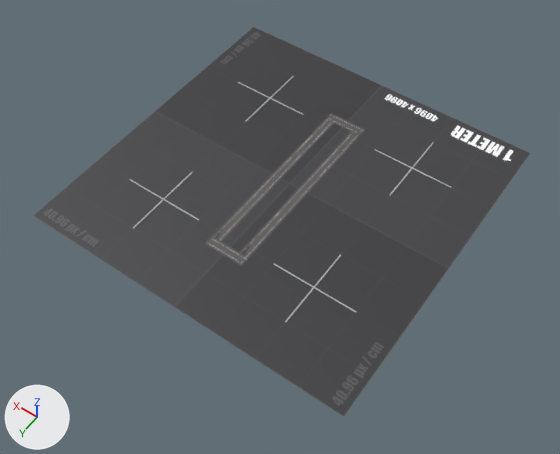
The FBX model game/assets/prop/level/testbed.fbx, before and after one commit.
Before and after are seen from a 50 mm camera at (-269.0, 392.0, 542.0) aimed at (-8.0, 27.0, -32.0). Lighting does not change. The marker at lower left points along +X, +Y and +Z. Where no turn or scale is listed for an object, it has been applied to the vertices. Vertices at the same position are counted once.

In view in the first picture: 'Plane', 'SM_Env_Ground_Lines_01.001', 'SM_Env_Ground_Lines_01.002', 'SM_Env_Ground_Lines_01.003', 'SM_Env_Ground_Lines_01.024'.
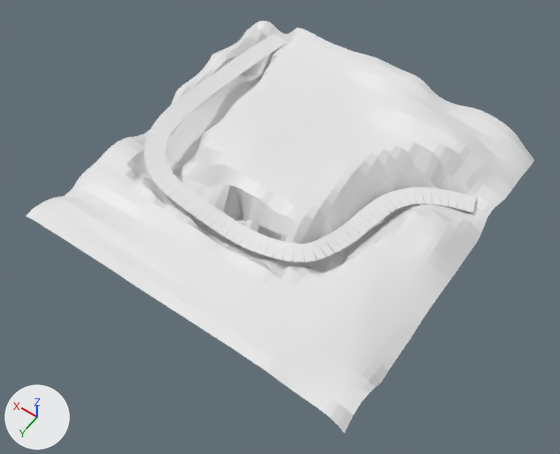
Where the change shows, as pixel boxes [x1, y1, x2, y2] in the pictures (560 x 454 px):
'Plane', reshaped, moved, rescaled: before [33, 27, 530, 417]; after [26, 21, 534, 433]
'Cube', added: after [144, 34, 477, 262]
'SM_Env_Ground_Lines_01.024', deleted: before [239, 131, 364, 264]
'SM_Env_Ground_Lines_01.001', deleted: before [212, 119, 334, 241]
'SM_Env_Ground_Lines_01.002', deleted: before [205, 237, 248, 266]
'SM_Env_Ground_Lines_01.003', deleted: before [326, 113, 365, 136]

The change, as a list of edits to the scene's bpy script:
```text
Add mat_material_010:
    mat_material_010 = principled_material('Material.010')
    mat_material_010.base_color = (0.8, 0.8, 0.8)  # white #e7e7e7
Add mat_material_009:
    mat_material_009 = principled_material('Material.009')
    mat_material_009.base_color = (0.8, 0.8, 0.8)  # white #e7e7e7
Change me_plane_002:
    used by ob_plane; location = (0.0, 0.0, 0.0); scale = (165.0, 165.0, 1.0)
    remove me_plane_002.from_pydata(...)  # 4 vertices, 1 face; spans x -1.0..1.0, y -1.0..1.0, z 0.0
    remove me_plane_002.materials.append(mat_material_002)  # picture img_tex_debug_grid_01_png
    add me_plane_002.from_pydata(...)  # 1664 vertices, 1581 faces; spans x -1.01..1.01, y -1.05..1.0, z -0.28..0.18
    me_plane_002 part 1: 3 vertices removed from x -1.0..1.0, y -1.0..1.0, z 0.0; 1663 vertices added at x -1.01..1.01, y -1.05..1.0, z -0.28..0.18
    add me_plane_002.materials.append(mat_material_010)  # white #e7e7e7
Add me_cube_2290:
    me_cube_2290.from_pydata(...)  # 6420 vertices, 4811 faces; spans x -153.0..146.0, y -221.0..31.0, z -6.0..23.0
    me_cube_2290.materials.append(mat_material_009)  # white #e7e7e7
Change ob_plane:
    ob_plane.scale: (165.0, 165.0, 1.0) -> (170.0, 170.0, 170.0)
Remove ob_sm_env_ground_lines_01_003:
    ob_sm_env_ground_lines_01_003 = bpy.data.objects.new('SM_Env_Ground_Lines_01.003', me_mesh_256)
    ob_sm_env_ground_lines_01_003.location = (0.0, -95.0, 0.0)
Remove ob_sm_env_ground_lines_01_001:
    ob_sm_env_ground_lines_01_001 = bpy.data.objects.new('SM_Env_Ground_Lines_01.001', me_mesh_254)
    ob_sm_env_ground_lines_01_001.location = (15.0, 0.0, 0.0)
Remove ob_sm_env_ground_lines_01_002:
    ob_sm_env_ground_lines_01_002 = bpy.data.objects.new('SM_Env_Ground_Lines_01.002', me_mesh_255)
    ob_sm_env_ground_lines_01_002.location = (0.0, 95.1, 0.0)
Remove ob_sm_env_ground_lines_01_024:
    ob_sm_env_ground_lines_01_024 = bpy.data.objects.new('SM_Env_Ground_Lines_01.024', me_mesh_253)
    ob_sm_env_ground_lines_01_024.location = (-15.0, 0.0, 0.0)
Add ob_cube:
    ob_cube = bpy.data.objects.new('Cube', me_cube_2290)
    ob_cube.location = (0.0, 53.2, 0.0)
```
